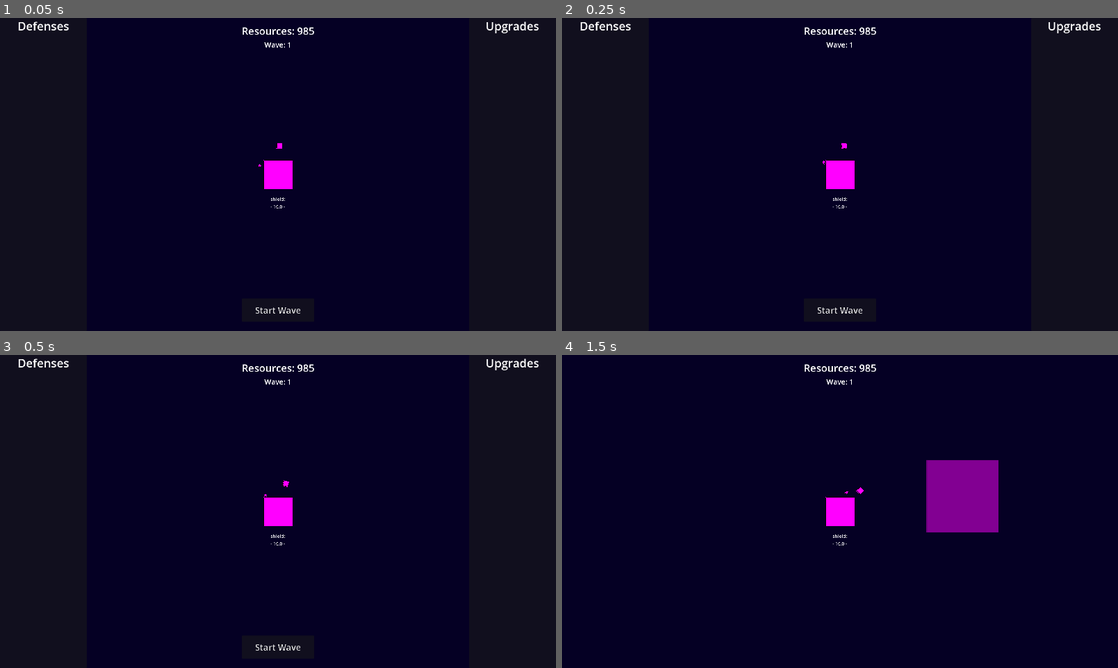
Above: before the commit, frames 1-4 (two rows, left to right).
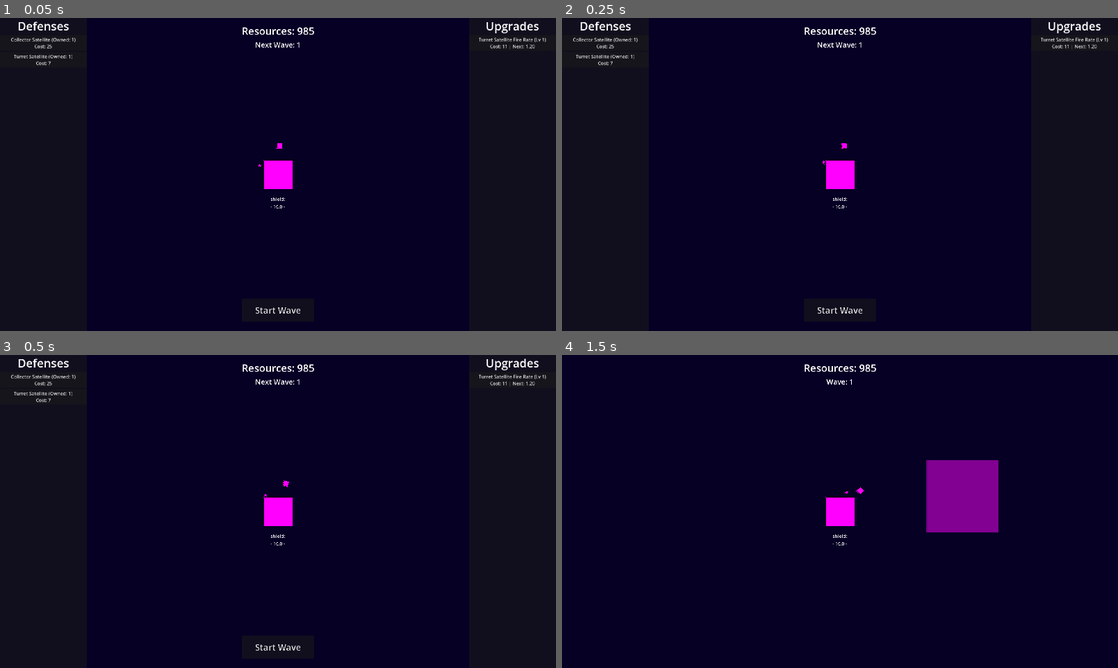
Above: after the commit, the same moments.

Repository: naeemR123/Learners-Game-Jam--2
Game: Godot game, scene res://Scenes/main.tscn
Two runs of this game, one before a commit and one after it. Both use one fixed random seed, a clock stepped at 60 frames per second and the inputs below.
Inputs (mouse positions are in pixels of both pictures, inside the frame that each line leads up to):
- Up to frame 1 (0.05 s): no input
- Up to frame 2 (0.25 s): no input
- Up to frame 3 (0.5 s): no input
- Up to frame 4 (1.5 s): click "Start Wave" at 0.5 s; tap Enter at 1.25, 1.35 s; move the mouse to (962, 495) at 1.27 s; click (962, 495) at 1.42 s

The runs differ from the first frame. In frame 1, 0.4% of the frame differs, in the area x 2-99%, y 6-16%; in frame 2, 0.4%; in frame 3, 0.4%; in frame 4, nothing differs.

Commit message:
update comit

Diff:
--- a/Scenes/ui.tscn
+++ b/Scenes/ui.tscn
@@ -44,6 +44,7 @@
 horizontal_alignment = 1
 
 [node name="ShopContainer" type="Control" parent="." unique_id=555884059]
+visible = false
 layout_mode = 3
 anchors_preset = 15
 anchor_right = 1.0
@@ -70,9 +71,8 @@
 [node name="DefensesPanel" type="PanelContainer" parent="ShopContainer" unique_id=50841706]
 layout_mode = 1
 anchors_preset = -1
-anchor_right = 300.0
 anchor_bottom = 1.0
-offset_right = -575700.0
+offset_right = 300.0
 grow_vertical = 2
 
 [node name="ScrollContainer" type="ScrollContainer" parent="ShopContainer/DefensesPanel" unique_id=672314520]
@@ -98,7 +98,6 @@
 anchor_right = 1.0
 anchor_bottom = 1.0
 offset_left = -300.0
-offset_right = 0.00012207031
 grow_horizontal = 0
 grow_vertical = 2
 
--- a/Scripts/defenses_button.gd
+++ b/Scripts/defenses_button.gd
@@ -1,7 +1,7 @@
 extends Button
 
 @onready var game := Game_Manager
-@export var defense_data: DefenseData
+var defense_data: DefenseData
 
 
 
--- a/Scripts/ui.gd
+++ b/Scripts/ui.gd
@@ -4,6 +4,10 @@
 @onready var game := Game_Manager
 @onready var wave := WaveManager
 
+
+# Constants
+const DEFENSE_BUTTON = preload("res://Scenes/defenses_button.tscn")
+const UPGRADE_BUTTON = preload("res://Scenes/upgrade_button.tscn")
 
 # Labels
 @onready var rlabel: Label = $ResourceLabel
@@ -18,13 +22,16 @@
 @onready var game_over_screen: Control = $GameOverScreen
 @onready var shop_container: Control = $ShopContainer
 
+# Shop Lists
+@onready var defenses_list: VBoxContainer = $ShopContainer/DefensesPanel/ScrollContainer/VBoxContainer/DefensesList
+@onready var upgrades_list: VBoxContainer = $ShopContainer/UpgradesPanel/ScrollContainer/VBoxContainer/UpgradesList
+
 
 
 func _ready() -> void:
 	game.resources_changed.connect(update_r_ui)				# signals from Game_Manager
 	game.shield_changed.connect(update_shield_ui)			# ^
 	game.game_over.connect(game_over_event)					# ^
-	game_over_screen.visible = false						# ^
 
 	wave.wave_complete.connect(shop_ui)						# signal from WaveManager
 
@@ -32,18 +39,13 @@
 	start_wave_button.pressed.connect(_on_start_wave_button_pressed)
 
 	# Refresh ui with current stats upon loading
-	update_w_ui()
 	update_r_ui()
 	update_shield_ui()
+	shop_ui()
 
 # Refreshes resource display ui
 func update_r_ui():
 	rlabel.text = "Resources: " + str(game.resources)
-
-
-# Refreshes wave display ui
-func update_w_ui():
-	wlabel.text = "Wave: " + str(wave.current_wave)
 
 
 # Refreshes Planet shield display ui
@@ -66,6 +68,7 @@
 	shop_ui()
 
 
+
 # Displays "Game Over" screen | Called from Game_Manager
 func game_over_event():
 	game_over_screen.visible = true
@@ -73,10 +76,30 @@
 
 # Displays and handles shop screen ui
 func shop_ui() -> void:
-	update_w_ui()
 
 
+	# Displays Shop and UI info based on if the wave is active
 	if wave.wave_active:
 		shop_container.hide()
+		wlabel.text = "Wave: " + str(wave.current_wave)
 	else:
 		shop_container.show()
+		wlabel.text = "Next Wave: " + str(wave.current_wave)
+
+		# Deletes any existing buttons in the Shop lists
+		for child in defenses_list.get_children():
+			child.queue_free()
+
+		for child in upgrades_list.get_children():
+			child.queue_free()
+
+
+		for defense in game.all_defenses:
+			var button = DEFENSE_BUTTON.instantiate()
+			button.defense_data = defense
+			defenses_list.add_child(button)
+
+		for upgrade in game.all_upgrades:
+			var button = UPGRADE_BUTTON.instantiate()
+			button.upgrade_data = upgrade
+			upgrades_list.add_child(button)
